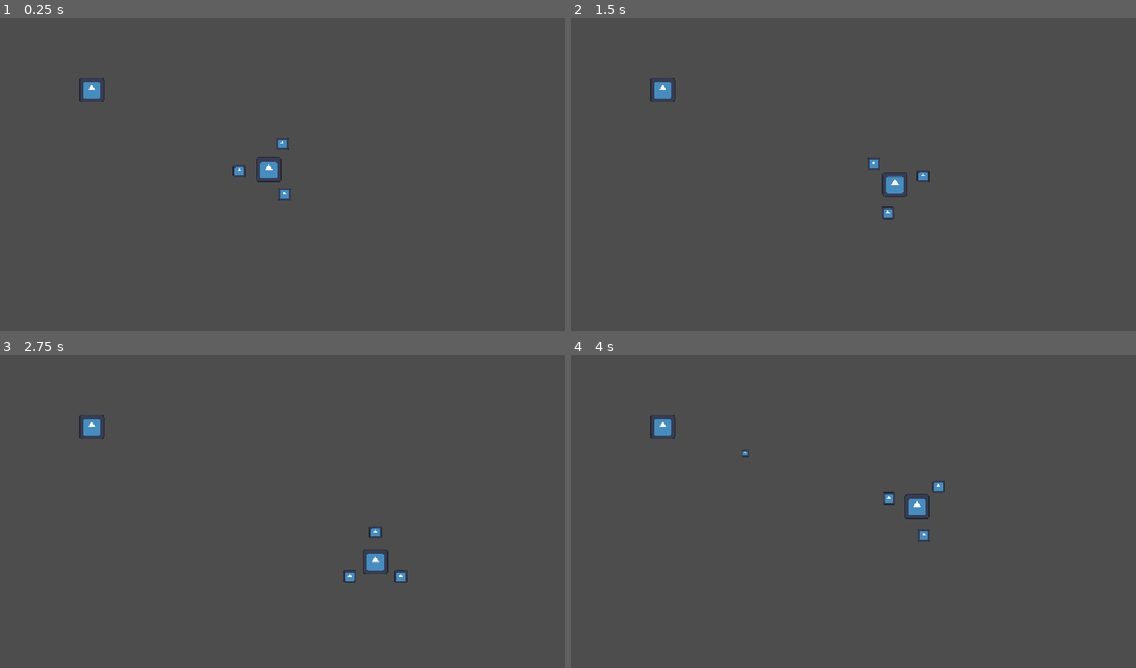
Above: before the commit, frames 1-4 (two rows, left to right).
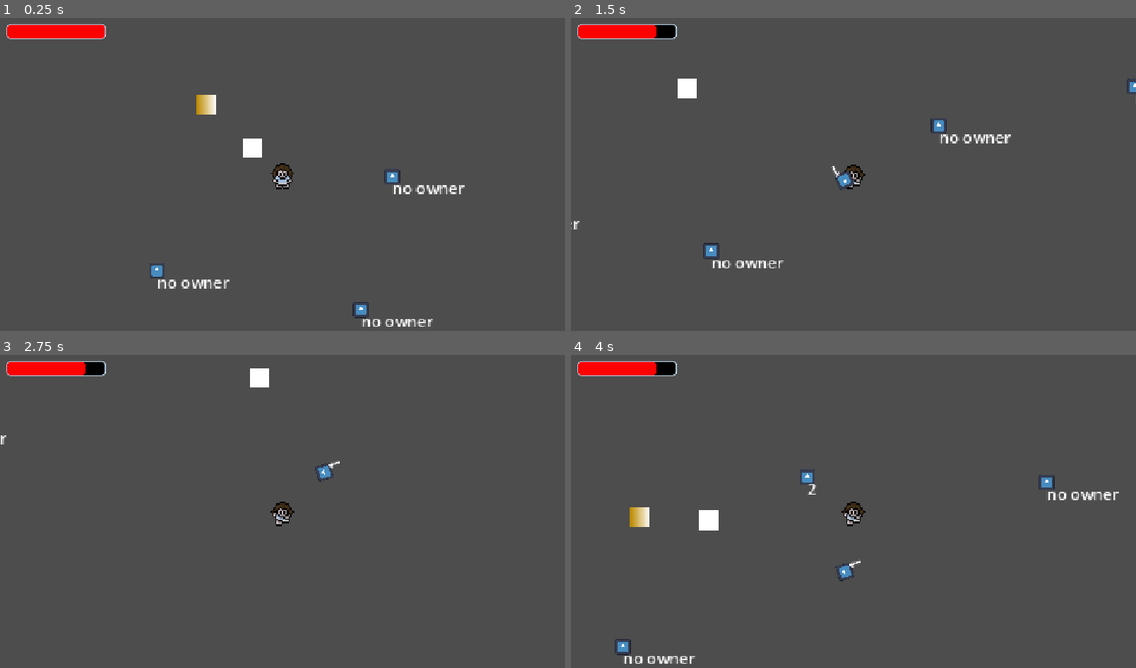
Above: after the commit, the same moments.

Repository: TheTagRapper/juniper-dev-jam-26
Game: Godot game, scene res://Player/Scenes/test_Player.tscn
Same seed, same stepped clock (60 frames per second), same inputs: the game is played once before the commit and once after it. Before the commit the project starts from res://Prototypes/enemies_homing_status/scenes/root.tscn. The engine's default icon, where the game draws it, is replaced by a stand-in: a white triangle on a blue panel in a dark square.
Inputs (mouse positions are in pixels of both pictures, inside the frame that each line leads up to):
- Up to frame 1 (0.25 s): no input
- Up to frame 2 (1.5 s): move the mouse to (977, 161) at 0.52 s; hold D (move_right) 0.53-1.28 s; hold Space (Spin) 0.53-1.28 s; move the mouse to (740, 193) at 1.27 s; hold S (move_down) from 1.28 s (still down); tap 1 (select_first_weapon) at 1.35 s
- Up to frame 3 (2.75 s): move the mouse to (339, 442) at 2.02 s; release S (move_down) at 2.03 s; hold D (move_right) from 2.03 s (still down); tap 4 (select_fourth_weapon) at 2.1 s
- Up to frame 4 (4 s): move the mouse to (825, 577) at 2.77 s; release D (move_right) at 2.78 s; hold W (move_up) 2.78-3.53 s; tap 2 (select_second_weapon) at 2.85 s; move the mouse to (1023, 561) at 3.52 s; hold A (move_left) from 3.53 s (still down); tap 3 (select_third_weapon) at 3.6 s

The runs differ from the first frame. In frame 1, 2.9% of the frame differs, in the area x 1-83%, y 2-99%; in frame 2, 2.5%; in frame 3, 1.9%; in frame 4, 2.8%.

Commit message:
fixed the rotation bug and added player healthbar and camera

Diff:
--- a/Player/Scenes/Player.tscn
+++ b/Player/Scenes/Player.tscn
@@ -5,6 +5,7 @@
 [ext_resource type="Texture2D" uid="uid://xqeicspeflhx" path="res://Prototypes/orbiting_system/Sprites/sprite_forward_L.png" id="3_2xd6j"]
 [ext_resource type="Texture2D" uid="uid://boun42wud4ngt" path="res://Prototypes/orbiting_system/Sprites/sprite_forward_R.png" id="4_xkn8t"]
 [ext_resource type="Script" uid="uid://w6bwje0eb0vx" path="res://Player/Scripts/orbit.gd" id="5_ejah4"]
+[ext_resource type="PackedScene" uid="uid://doaahq4tagtyp" path="res://Player/Scenes/game_hud.tscn" id="6_ejah4"]
 
 [sub_resource type="SpriteFrames" id="SpriteFrames_b00go"]
 animations = [{
@@ -29,7 +30,10 @@
 }]
 
 [sub_resource type="RectangleShape2D" id="RectangleShape2D_b00go"]
-size = Vector2(16, 32)
+size = Vector2(19, 32)
+
+[sub_resource type="RectangleShape2D" id="RectangleShape2D_044e1"]
+size = Vector2(27, 35)
 
 [node name="Player" type="CharacterBody2D" unique_id=160008220 groups=["player"]]
 motion_mode = 1
@@ -45,17 +49,27 @@
 shape = SubResource("RectangleShape2D_b00go")
 
 [node name="Area2D" type="Area2D" parent="." unique_id=943803678]
+collision_mask = 3
 
-[node name="CollisionShape2D" type="CollisionShape2D" parent="Area2D" unique_id=465954612]
-position = Vector2(0, 0.5)
-shape = SubResource("RectangleShape2D_b00go")
+[node name="CollisionShape2D" type="CollisionShape2D" parent="Area2D" unique_id=1735097235]
+position = Vector2(-0.5, -0.5)
+shape = SubResource("RectangleShape2D_044e1")
 
 [node name="Orbit" type="Node2D" parent="." unique_id=744397457]
 script = ExtResource("5_ejah4")
 
-[node name="HealthLabel" type="Label" parent="." unique_id=1640668230]
-offset_right = 40.0
-offset_bottom = 23.0
+[node name="Camera2D" type="Camera2D" parent="." unique_id=1113524672]
+zoom = Vector2(2, 2)
+
+[node name="CanvasLayer" type="CanvasLayer" parent="." unique_id=1597118119]
+
+[node name="game_hud" parent="CanvasLayer" unique_id=738017201 instance=ExtResource("6_ejah4")]
+anchors_preset = 0
+anchor_right = 0.0
+anchor_bottom = 0.0
+grow_horizontal = 1
+grow_vertical = 1
+size_flags_horizontal = 0
 
 [connection signal="area_entered" from="Area2D" to="." method="_on_area_2d_area_entered"]
 [connection signal="body_entered" from="Area2D" to="." method="_on_area_2d_body_entered"]
--- /dev/null
+++ b/Player/Scenes/game_hud.tscn
@@ -0,0 +1,45 @@
+[gd_scene format=3 uid="uid://doaahq4tagtyp"]
+
+[sub_resource type="StyleBoxFlat" id="StyleBoxFlat_4k2my"]
+bg_color = Color(0, 0, 0, 1)
+border_width_left = 2
+border_width_top = 2
+border_width_right = 2
+border_width_bottom = 2
+border_color = Color(0.8, 0.9098039, 1, 1)
+corner_radius_top_left = 8
+corner_radius_top_right = 8
+corner_radius_bottom_right = 8
+corner_radius_bottom_left = 8
+expand_margin_left = 2.0
+expand_margin_top = 2.0
+expand_margin_right = 2.0
+expand_margin_bottom = 2.0
+
+[sub_resource type="StyleBoxFlat" id="StyleBoxFlat_hbo4o"]
+bg_color = Color(1, 0, 0, 1)
+corner_radius_top_left = 6
+corner_radius_top_right = 6
+corner_radius_bottom_right = 6
+corner_radius_bottom_left = 6
+
+[node name="game_hud" type="Control" unique_id=738017201]
+layout_mode = 3
+anchors_preset = 15
+anchor_right = 1.0
+anchor_bottom = 1.0
+grow_horizontal = 2
+grow_vertical = 2
+
+[node name="healthbar" type="ProgressBar" parent="." unique_id=1711732300]
+z_index = -1
+layout_mode = 1
+offset_left = 15.0
+offset_top = 14.0
+offset_right = 214.0
+offset_bottom = 41.0
+theme_override_styles/background = SubResource("StyleBoxFlat_4k2my")
+theme_override_styles/fill = SubResource("StyleBoxFlat_hbo4o")
+value = 100.0
+rounded = true
+show_percentage = false
--- a/Player/Scenes/test_Player.tscn
+++ b/Player/Scenes/test_Player.tscn
@@ -2,14 +2,13 @@
 
 [ext_resource type="PackedScene" uid="uid://dt1fft8246tya" path="res://Player/Scenes/Player.tscn" id="1_wkj11"]
 [ext_resource type="PackedScene" uid="uid://c5d3cyujsd31" path="res://Prototypes/orbiting_system/scenes/temp_orbit_weapon.tscn" id="2_k2p3r"]
+[ext_resource type="PackedScene" uid="uid://e0lscddi4wmp" path="res://Prototypes/enemies_generic_ranged/ranged/ranged_enemy.tscn" id="3_k2p3r"]
 
 [node name="TestPlayer" type="Node2D" unique_id=479397746]
 
 [node name="Player" parent="." unique_id=160008220 instance=ExtResource("1_wkj11")]
 position = Vector2(352, 192)
-projectile_count = 3
 orbit_speed = 2.0
-orbit_distance = 60
 
 [node name="TempOrbitWeapon" parent="." unique_id=2014769625 instance=ExtResource("2_k2p3r")]
 position = Vector2(664, 200)
@@ -25,3 +24,7 @@
 
 [node name="TempOrbitWeapon5" parent="." unique_id=2146114188 instance=ExtResource("2_k2p3r")]
 position = Vector2(864, 160)
+
+[node name="RangedEnemy" parent="." unique_id=998825045 instance=ExtResource("3_k2p3r")]
+position = Vector2(273, 117)
+scale = Vector2(0.2, 0.2)
--- a/Player/Scripts/orbit.gd
+++ b/Player/Scripts/orbit.gd
@@ -47,7 +47,8 @@
 			# Check if it is being held in the hand
 			if holding_index == i:
 				# Point in a circle around the gun.
-				weapon_inv[i].look_at(get_global_mouse_position())
+				var target_angle = (get_global_mouse_position() - get_parent().global_position).angle()
+				weapon_inv[i].rotation = lerp_angle(weapon_inv[i].rotation, target_angle, delta * 10)
 				weapon_inv[i].position.x = player_position.x + radius * cos(weapon_inv[i].rotation)
 				weapon_inv[i].position.y = player_position.y + radius * sin(weapon_inv[i].rotation)
 			# Letting them orbit around
--- a/Player/Scripts/player_main.gd
+++ b/Player/Scripts/player_main.gd
@@ -3,6 +3,9 @@
 
 const SPEED = 300.0
 
+#this is the hud scene thing
+
+@onready var game_hud = $CanvasLayer/game_hud
 
 
 
@@ -16,7 +19,15 @@
 var health = max_health
 
 var animation_state = "idle"
+
+func _ready():
+	game_hud.get_node("healthbar").value = health
+	game_hud.get_node("healthbar").max_value = max_health
+
 func _physics_process(delta: float) -> void:
+
+	#assigning health
+	game_hud.get_node("healthbar").value = health
 
 	# Selecting Movement
 	animation_state = "idle"
@@ -53,7 +64,6 @@
 	if health <= 0:
 		death_motion()
 
-	$HealthLabel.text = "Health:" + str(health)
 	move_and_slide()
 
 func death_motion():
@@ -63,10 +73,11 @@
 # Signal connected from the Area2D of
 func _on_area_2d_area_entered(area: Area2D) -> void:
 	# Checking Collisions
-	if area.is_in_group("PLAYER_WEAPON") and area.get_parent() not in $Orbit.weapon_inv:
+	if area.is_in_group("WEAPON") and area.get_parent() not in $Orbit.weapon_inv:
 		$Orbit.add_weapon(area)
 	elif area.is_in_group("ENEMY_WEAPON"):
-		take_damage(area.dmg)
+		take_damage(area.get_parent().dmg)
+		area.get_parent().queue_free()
 
 
 func take_damage(dmg):
@@ -74,5 +85,7 @@
 
 
 func _on_area_2d_body_entered(body: Node2D) -> void:
+	print("it hurts twin")
 	if body.is_in_group("ENEMY_WEAPON"):
+		print("the enemy damage = " + str(body.dmg))
 		take_damage(body.dmg)
--- a/Prototypes/enemies_generic_ranged/generic/basic_enemy.gd
+++ b/Prototypes/enemies_generic_ranged/generic/basic_enemy.gd
@@ -6,6 +6,8 @@
 var actual_speed:float
 
 @export var health = 100
+
+@export var dmg = 20
 
 func _ready():
 	player = get_tree().get_first_node_in_group("player")
@@ -18,7 +20,7 @@
 	move_and_slide()
 
 
-func take_damage(dmg:float):
-	health-=dmg
+func take_damage(dmg1:float):
+	health-=dmg1
 	if health<=0:
 		queue_free()
--- a/Prototypes/enemies_generic_ranged/generic/basic_enemy.tscn
+++ b/Prototypes/enemies_generic_ranged/generic/basic_enemy.tscn
@@ -3,13 +3,13 @@
 [ext_resource type="Script" uid="uid://m8mxgc668jt" path="res://Prototypes/enemies_generic_ranged/generic/basic_enemy.gd" id="1_ouq68"]
 
 [sub_resource type="PlaceholderTexture2D" id="PlaceholderTexture2D_044e1"]
-size = Vector2(100, 100)
+size = Vector2(64, 64)
 
 [sub_resource type="RectangleShape2D" id="RectangleShape2D_044e1"]
-size = Vector2(100, 100)
+size = Vector2(64, 64)
 
 [node name="BasicEnemy" type="CharacterBody2D" unique_id=652463472 groups=["ENEMY_WEAPON"]]
-collision_layer = 3
+collision_layer = 2
 collision_mask = 2
 script = ExtResource("1_ouq68")
 
--- a/Prototypes/enemies_generic_ranged/ranged/enemy_bullet.gd
+++ b/Prototypes/enemies_generic_ranged/ranged/enemy_bullet.gd
@@ -4,11 +4,7 @@
 var direction:Vector2 = Vector2(0,0)
 var bullet_speed:float = 300
 
+var dmg = 10
+
 func _physics_process(delta):
 	global_position += direction * bullet_speed * delta
-
-
-func _on_area_2d_body_entered(body):
-	if body.is_in_group("player"):
-		#add player damage function here
-		queue_free()
--- a/Prototypes/enemies_generic_ranged/ranged/enemy_bullet.tscn
+++ b/Prototypes/enemies_generic_ranged/ranged/enemy_bullet.tscn
@@ -13,9 +13,7 @@
 scale = Vector2(20, 20)
 texture = SubResource("CanvasTexture_044e1")
 
-[node name="Area2D" type="Area2D" parent="." unique_id=1413668072]
+[node name="Area2D" type="Area2D" parent="." unique_id=1413668072 groups=["ENEMY_WEAPON"]]
 
 [node name="CollisionShape2D" type="CollisionShape2D" parent="Area2D" unique_id=2145320264]
 shape = SubResource("RectangleShape2D_044e1")
-
-[connection signal="body_entered" from="Area2D" to="." method="_on_area_2d_body_entered"]
--- a/Prototypes/enemies_generic_ranged/ranged/ranged_enemy.gd
+++ b/Prototypes/enemies_generic_ranged/ranged/ranged_enemy.gd
@@ -30,6 +30,8 @@
 @export var inaccuracy_curve: Curve
 @export var max_inaccuracy_angle:float = 15
 @export var max_inaccuracy_distance: float
+
+@export var dmg = 10
 
 func _ready():
 	player = get_tree().get_first_node_in_group("player")
--- a/Prototypes/enemies_generic_ranged/ranged/ranged_enemy.tscn
+++ b/Prototypes/enemies_generic_ranged/ranged/ranged_enemy.tscn
@@ -3,7 +3,7 @@
 [ext_resource type="Script" uid="uid://06qi78ihxsl2" path="res://Prototypes/enemies_generic_ranged/ranged/ranged_enemy.gd" id="1_c6iic"]
 
 [sub_resource type="Curve" id="Curve_c6iic"]
-_data = [Vector2(0, 0), 0.0, 0.0, 0, 0, Vector2(0.61999995, 0.24719107), 0.92531395, 0.92531395, 0, 0, Vector2(1, 1), 2.9962544, 0.0, 0, 0]
+_data = [Vector2(0, 0), 0.0, 0.0, 0, 0, Vector2(0.61499995, 0.26966298), 0.92531395, 0.92531395, 0, 0, Vector2(0.99, 1), 2.9962544, 0.0, 0, 0]
 point_count = 3
 metadata/_snap_count = 100
 
@@ -19,7 +19,9 @@
 [sub_resource type="RectangleShape2D" id="RectangleShape2D_044e1"]
 size = Vector2(100, 100)
 
-[node name="RangedEnemy" type="CharacterBody2D" unique_id=998825045]
+[node name="RangedEnemy" type="CharacterBody2D" unique_id=998825045 groups=["ENEMY_WEAPON"]]
+collision_layer = 2
+collision_mask = 2
 script = ExtResource("1_c6iic")
 speed2 = 120.0
 chase_range = 390.0
--- a/project.godot
+++ b/project.godot
@@ -11,7 +11,7 @@
 [application]
 
 config/name="juniper-dev-game-jam"
-run/main_scene="uid://11h6pequlw63"
+run/main_scene="uid://pdbktq3ydovw"
 config/features=PackedStringArray("4.7", "Forward Plus")
 config/icon="res://icon.svg"
 
@@ -24,6 +24,7 @@
 
 player=""
 enemy=""
+ENEMY_WEAPON=""
 
 [input]
 
@@ -79,4 +80,5 @@
 
 [rendering]
 
+textures/canvas_textures/default_texture_filter=0
 rendering_device/driver.windows="d3d12"
